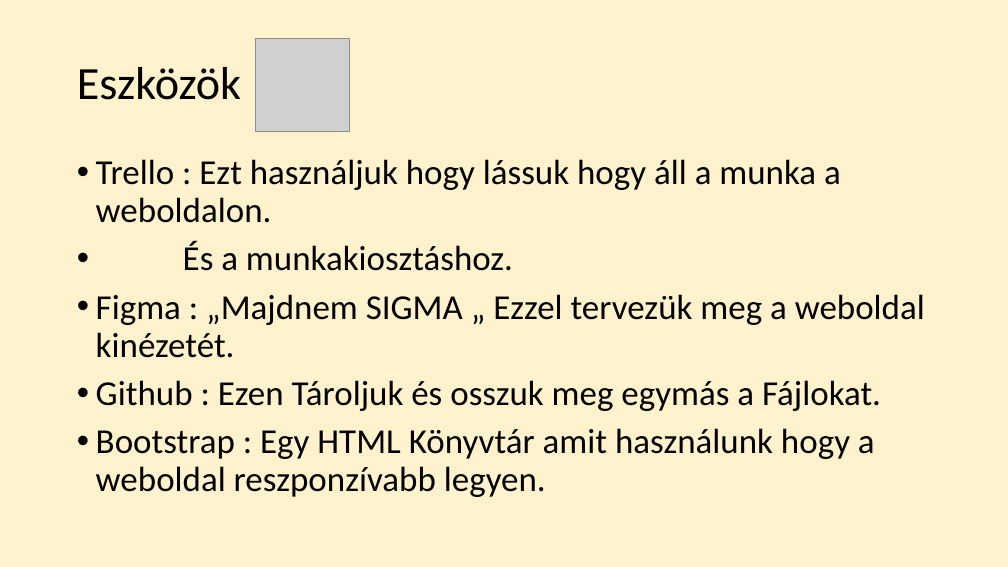
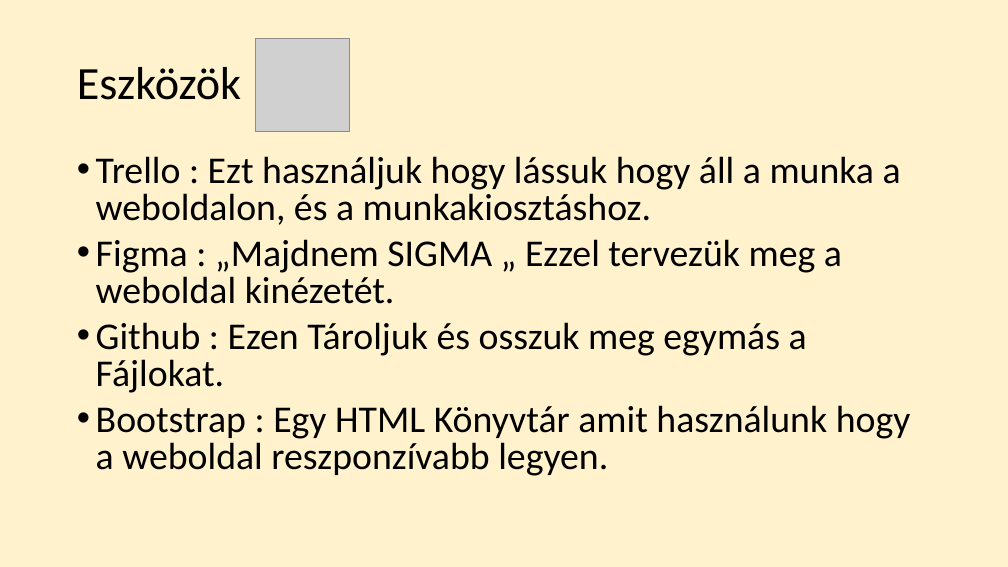
Before and after one commit to xXxMatexXx/k-v-z-projekt, a slide deck: slide 4 of Power Point/LUCKY KÁVÉZÓJA.pptx. Drawn at 1008x567 pixels with LibreOffice and Linux fonts; fonts in the diff are those of the drawing; grey boxes stand for pictures. Boxes give left, top, right and bottom in pixels: in the first picture for what was removed or moved away, otherwise in the second. Text is boxed around its words. In the diff, an @@ line names an element or a change of style, - is before the commit and + after.

Commit message:
update

```diff
--- a/Power Point/LUCKY KÁVÉZÓJA.pptx
+++ b/Power Point/LUCKY KÁVÉZÓJA.pptx
@@ text at [96, 156, 901, 225]: text changed; size 33.3 to 36 pt @@
-• Trello : Ezt használjuk hogy lássuk hogy áll a munka a weboldalon.
-• És a munkakiosztáshoz.
+• Trello : Ezt használjuk hogy lássuk hogy áll a munka a weboldalon, és a munkakiosztáshoz.
@@ text at [96, 239, 911, 476]: size 33.3 to 36 pt in "Figma : „Majdnem SIGMA „ Ezzel tervezük ...", "Github : Ezen Tároljuk és osszuk meg ...", "Bootstrap : Egy HTML Könyvtár amit használunk ..."; line spacing 0.9 to 0.8 @@
```
